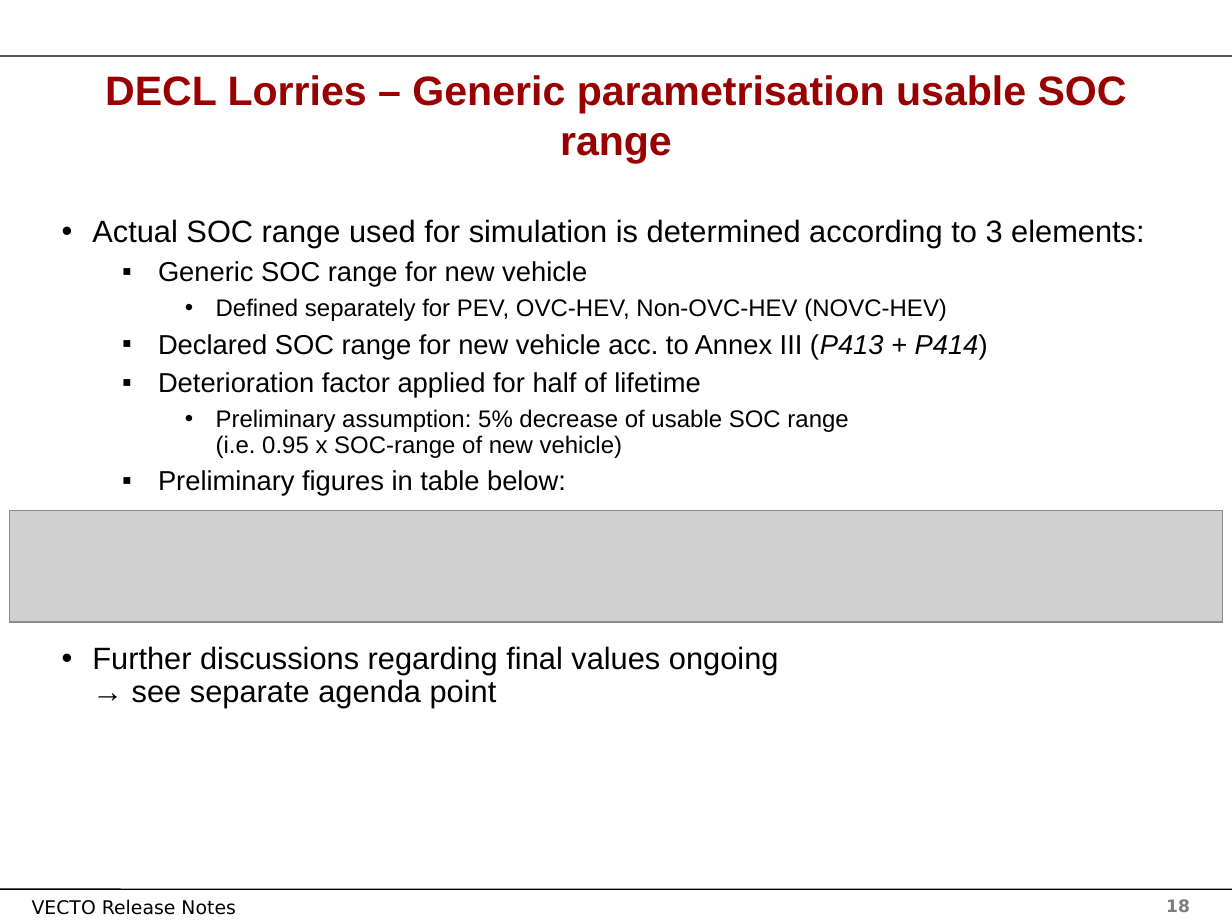
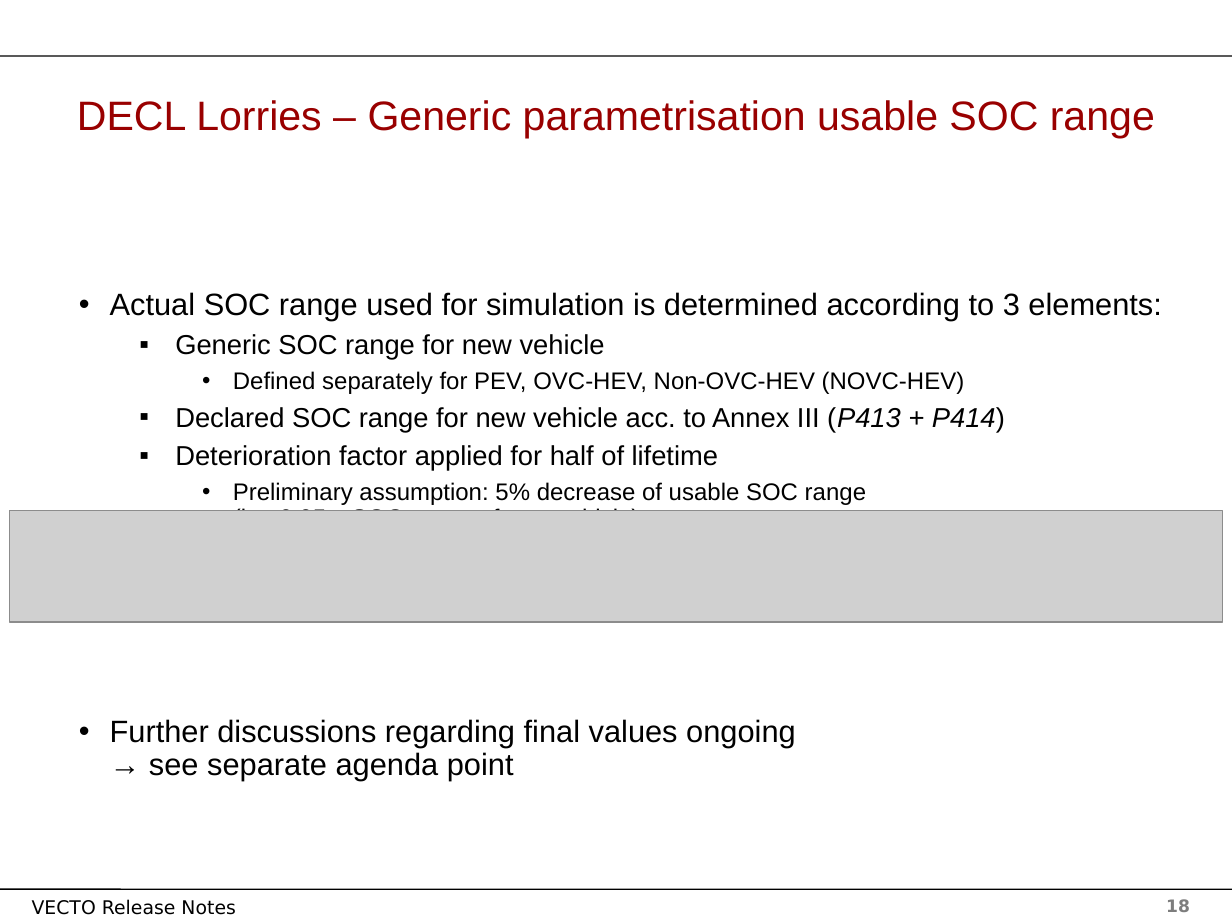
Before and after one commit to tanawadeatharva/BharatVECTO, a slide deck: slide 18 of Documentation/User Manual Source/Release Notes Vecto3.x.pptx. Drawn at 1232x924 pixels with LibreOffice and Linux fonts; fonts in the diff are those of the drawing; grey boxes stand for pictures; background and template pictures are left out. Boxes give left, top, right and bottom in pixels: in the first picture for what was removed or moved away, otherwise in the second. Text is boxed around its words. In the diff, an @@ line names an element or a change of style, - is before the commit and + after.

```diff
--- a/Documentation/User Manual Source/Release Notes Vecto3.x.pptx
+++ b/Documentation/User Manual Source/Release Notes Vecto3.x.pptx
@@ title "DECL Lorries – Generic parametrisation ..." at [77, 100, 1155, 138]: bold off @@
@@ text "Actual SOC range used for ...": place and size @@
-text "Actual SOC range used for ..." at [92, 219, 1144, 708]
+text "Actual SOC range used for ..." at [110, 292, 1161, 781]
```
Also in this commit, not shown: 30 other slides changed.
